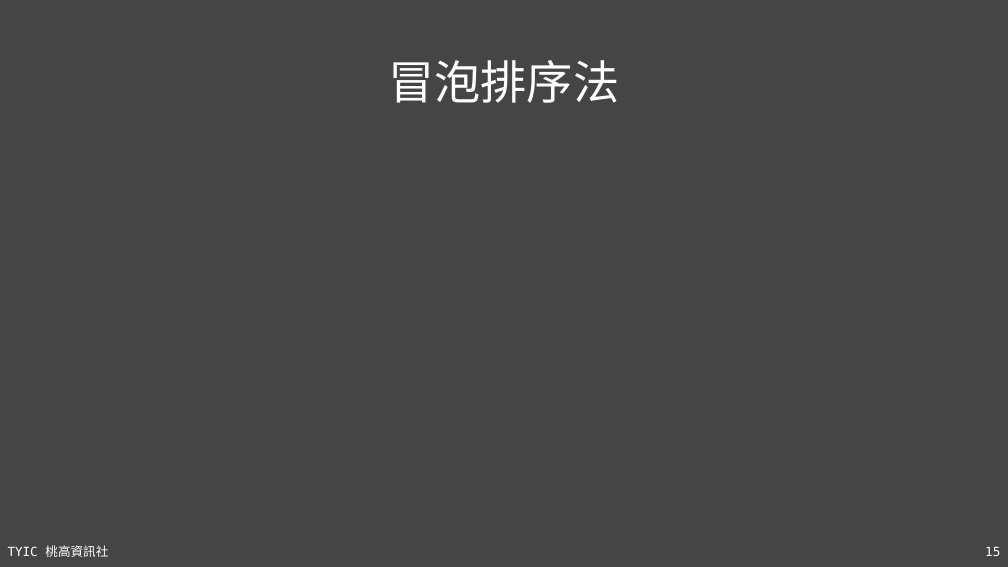
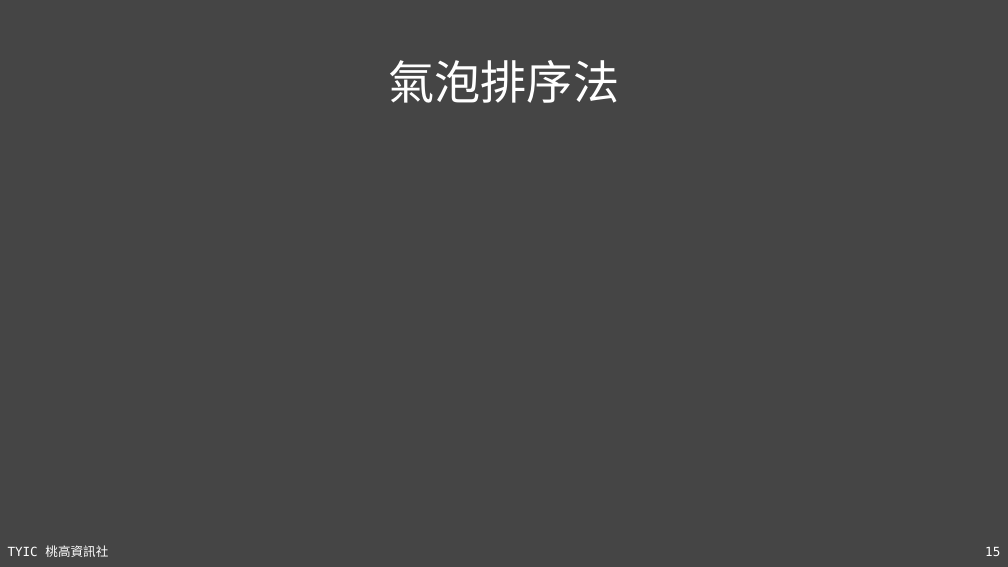
Before and after one commit to TYSHIC/slides, a slide deck: slide 15 of ppt/90_基礎資料結構與演算法.pptx. Drawn at 1008x567 pixels with LibreOffice and Linux fonts; fonts in the diff are those of the drawing; grey boxes stand for pictures. Boxes give left, top, right and bottom in pixels: in the first picture for what was removed or moved away, otherwise in the second. Text is boxed around its words. In the diff, an @@ line names an element or a change of style, - is before the commit and + after.

```diff
--- a/ppt/90_基礎資料結構與演算法.pptx
+++ b/ppt/90_基礎資料結構與演算法.pptx
@@ title at (388,60,619,103): text changed @@
-冒泡排序法
+氣泡排序法
```
Also in this commit, not shown: 10 other slides changed, 1 slide added, 3 other files.
